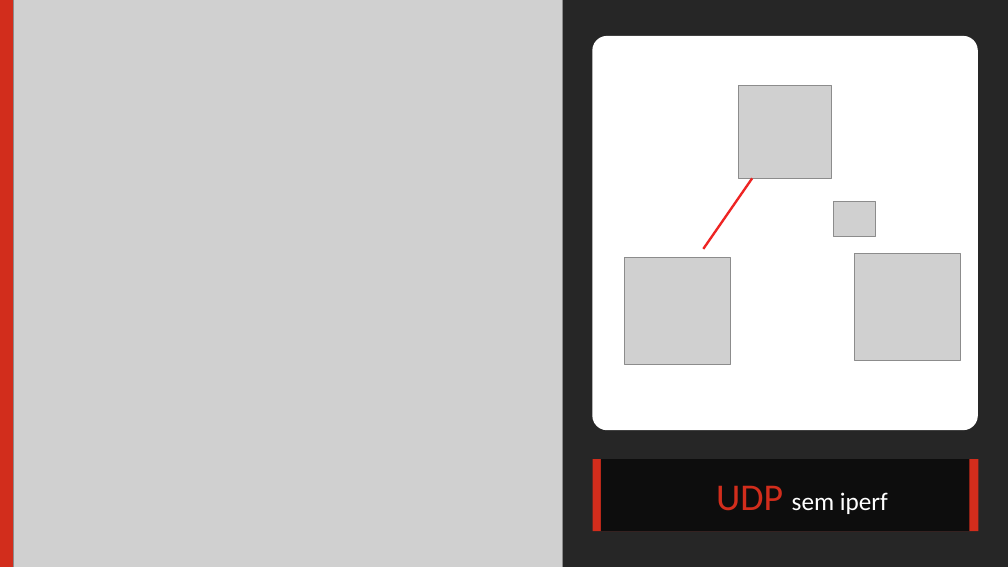
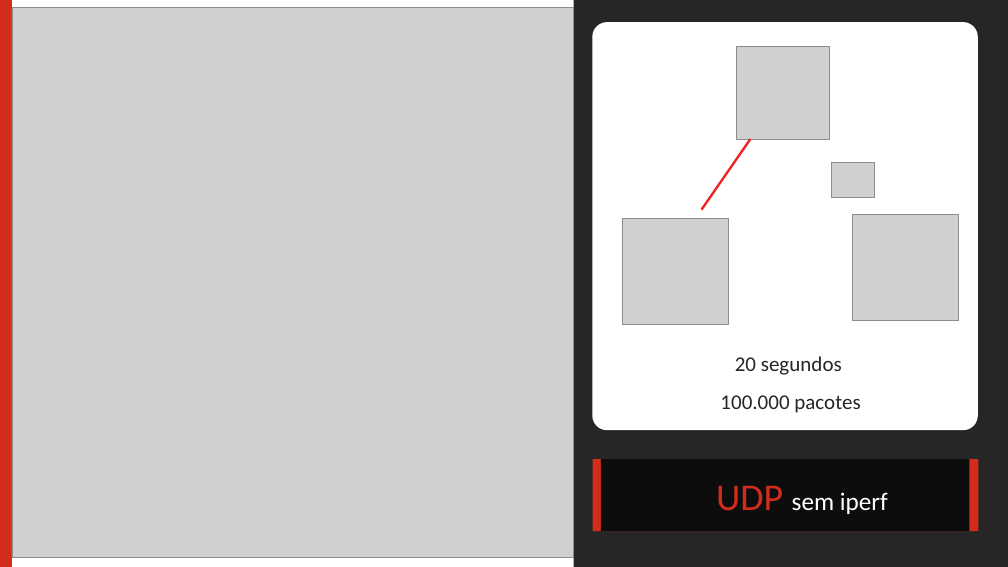
Before and after one commit to brunopozzebon/WebTrafficAnalizer, a slide deck: slide 8 of redes.pptx. Drawn at 1008x567 pixels with LibreOffice and Linux fonts; fonts in the diff are those of the drawing; grey boxes stand for pictures. Boxes give left, top, right and bottom in pixels: in the first picture for what was removed or moved away, otherwise in the second. Text is boxed around its words. In the diff, an @@ line names an element or a change of style, - is before the commit and + after.

```diff
--- a/redes.pptx
+++ b/redes.pptx
@@ picture: place and size @@
-picture at bbox=[14, 0, 563, 567]
+picture at bbox=[12, 8, 574, 557]
@@ rectangle: place and size @@
-rectangle at bbox=[0, 0, 1008, 567]
+rectangle at bbox=[574, 0, 1008, 567]
@@ rounded rectangle: place and size @@
-rounded rectangle at bbox=[593, 36, 979, 430]
+rounded rectangle at bbox=[593, 22, 979, 430]
@@ 4 pictures, 1 line: place and size @@
-4 pictures, 1 line at bbox=[625, 85, 961, 364]
+4 pictures, 1 line at bbox=[623, 46, 960, 325]
@@ text added at bbox=[720, 356, 860, 413], 20 pt, text #262626 @@
+20 segundos
+100.000 pacotes
```
Also in this commit, not shown: 2 other slides changed, 7 slides added, 3 other files.
